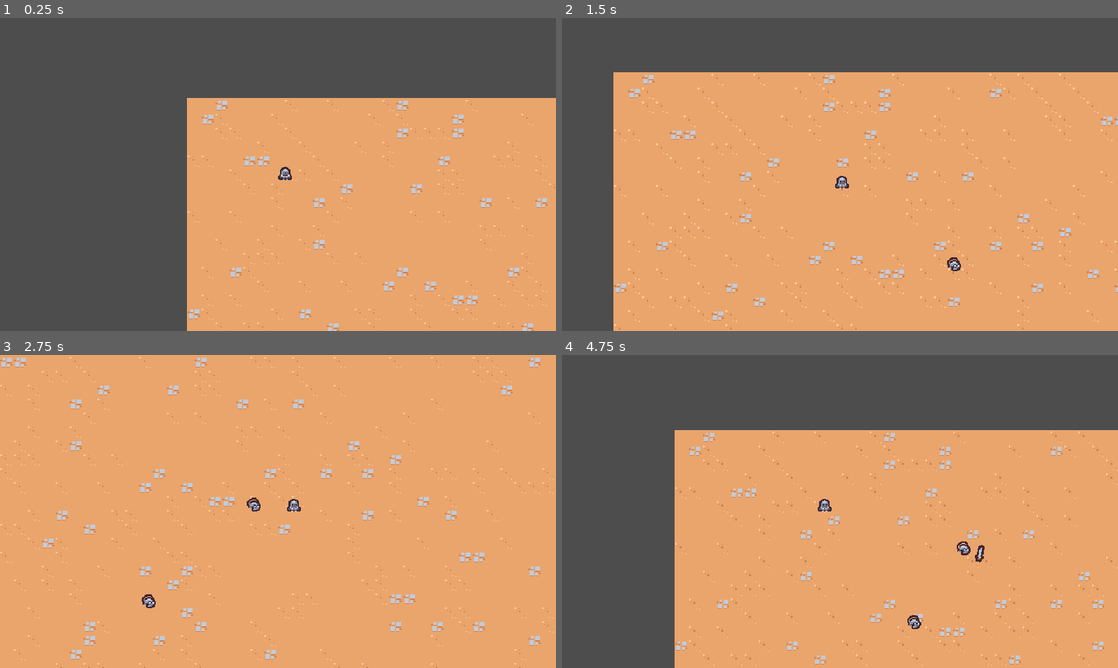
Above: before the commit, frames 1-4 (two rows, left to right).
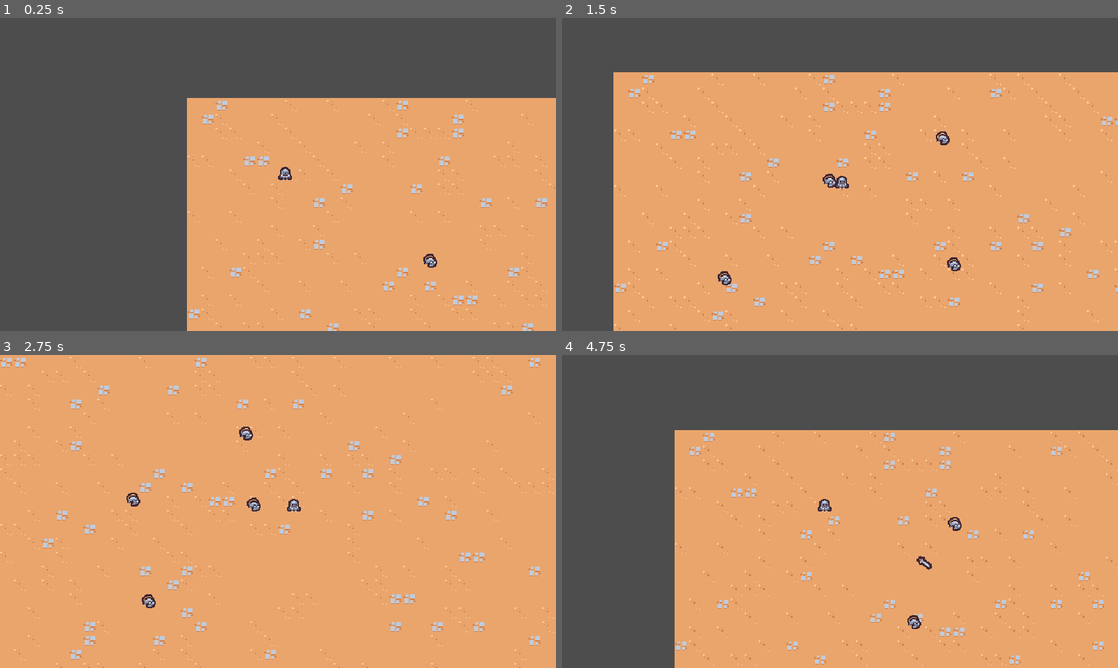
Above: after the commit, the same moments.

Repository: woliveira82/godot-survivor-game-course
Game: Godot game, scene res://scenes/main/main.tscn
Same seed, same stepped clock (60 frames per second), same inputs: the game is played once before the commit and once after it.
Inputs:
- Up to frame 1 (0.25 s): no input
- Up to frame 2 (1.5 s): hold D (move_right) 0.53-1.28 s; hold S (move_down) from 1.28 s (still down)
- Up to frame 3 (2.75 s): release S (move_down) at 2.03 s; hold D (move_right) from 2.03 s (still down)
- Up to frame 4 (4.75 s): release D (move_right) at 2.78 s; hold W (move_up) 2.78-3.53 s; hold A (move_left) from 3.53 s (still down)

The runs differ from the first frame. In frame 1, less than 0.1% of the frame differs, in the area x 76-79%, y 75-80%; in frame 2, 0.2%; in frame 3, 0.2%; in frame 4, 0.3%, in the area x 63-76%, y 51-69%.

Commit message:
feat: sword hit and kill

Diff:
--- a/project.godot
+++ b/project.godot
@@ -50,6 +50,12 @@
 ]
 }
 
+[layer_names]
+
+2d_physics/layer_1="Terrain"
+2d_physics/layer_2="Player"
+2d_physics/layer_3="Enemy"
+
 [rendering]
 
 textures/canvas_textures/default_texture_filter=0
--- a/scenes/ability/sword_ability/sword_ability.tscn
+++ b/scenes/ability/sword_ability/sword_ability.tscn
@@ -27,6 +27,18 @@
 "transitions": PackedFloat32Array(1),
 "update": 0,
 "values": [Vector2(1, 1)]
+}
+tracks/2/type = "value"
+tracks/2/imported = false
+tracks/2/enabled = true
+tracks/2/path = NodePath("Area2D/CollisionShape2D:disabled")
+tracks/2/interp = 1
+tracks/2/loop_wrap = true
+tracks/2/keys = {
+"times": PackedFloat32Array(0),
+"transitions": PackedFloat32Array(1),
+"update": 1,
+"values": [true]
 }
 
 [sub_resource type="Animation" id="Animation_htxr0"]
@@ -71,12 +83,27 @@
 "method": &"queue_free"
 }]
 }
+tracks/3/type = "value"
+tracks/3/imported = false
+tracks/3/enabled = true
+tracks/3/path = NodePath("Area2D/CollisionShape2D:disabled")
+tracks/3/interp = 1
+tracks/3/loop_wrap = true
+tracks/3/keys = {
+"times": PackedFloat32Array(0, 0.2, 0.4),
+"transitions": PackedFloat32Array(1, 1, 1),
+"update": 1,
+"values": [true, false, true]
+}
 
 [sub_resource type="AnimationLibrary" id="AnimationLibrary_3slb6"]
 _data = {
 "RESET": SubResource("Animation_ubhyv"),
 "swing": SubResource("Animation_htxr0")
 }
+
+[sub_resource type="RectangleShape2D" id="RectangleShape2D_mbar7"]
+size = Vector2(30, 30)
 
 [node name="SwordAbility" type="Node2D"]
 
@@ -89,3 +116,12 @@
 [node name="Sprite2D" type="Sprite2D" parent="."]
 texture = ExtResource("1_lvs7b")
 offset = Vector2(0, -4)
+
+[node name="Area2D" type="Area2D" parent="."]
+collision_layer = 4
+collision_mask = 0
+
+[node name="CollisionShape2D" type="CollisionShape2D" parent="Area2D"]
+position = Vector2(15, 0)
+shape = SubResource("RectangleShape2D_mbar7")
+disabled = true
--- a/scenes/ability/sword_ability_controller/sword_ability_controller.gd
+++ b/scenes/ability/sword_ability_controller/sword_ability_controller.gd
@@ -30,3 +30,7 @@
 	var sword_instance = sword_ability.instantiate() as Node2D
 	player.get_parent().add_child(sword_instance)
 	sword_instance.global_position = enemies[0].global_position
+	sword_instance.global_position += Vector2.RIGHT.rotated(randf_range(0, TAU)) * 4
+
+	var enemy_direction = enemies[0].global_position - sword_instance.global_position
+	sword_instance.rotation = enemy_direction.angle()
--- a/scenes/enemy/basic_enemy.gd
+++ b/scenes/enemy/basic_enemy.gd
@@ -4,7 +4,7 @@
 
 
 func _ready():
-	pass
+	$Area2D.area_entered.connect(on_area_entered)
 
 
 func _process(delta):
@@ -19,3 +19,7 @@
 		return (player_node.global_position - global_position).normalized()
 
 	return Vector2.ZERO
+
+
+func on_area_entered(other_area: Area2D):
+	queue_free()
--- a/scenes/enemy/basic_enemy.tscn
+++ b/scenes/enemy/basic_enemy.tscn
@@ -1,7 +1,10 @@
-[gd_scene load_steps=4 format=3 uid="uid://bo6j2jhqwa8sn"]
+[gd_scene load_steps=5 format=3 uid="uid://bo6j2jhqwa8sn"]
 
 [ext_resource type="Script" path="res://scenes/enemy/basic_enemy.gd" id="1_ansrf"]
 [ext_resource type="Texture2D" uid="uid://bynk1rismu8p5" path="res://scenes/enemy/basic_enemy.png" id="1_ct42n"]
+
+[sub_resource type="CircleShape2D" id="CircleShape2D_r635q"]
+radius = 12.0
 
 [sub_resource type="CircleShape2D" id="CircleShape2D_7sqjc"]
 radius = 5.0
@@ -9,6 +12,14 @@
 [node name="BasicEnemy" type="CharacterBody2D" groups=["enemy"]]
 collision_layer = 0
 script = ExtResource("1_ansrf")
+
+[node name="Area2D" type="Area2D" parent="."]
+collision_layer = 0
+collision_mask = 4
+
+[node name="CollisionShape2D" type="CollisionShape2D" parent="Area2D"]
+position = Vector2(0, -5)
+shape = SubResource("CircleShape2D_r635q")
 
 [node name="Sprite2D" type="Sprite2D" parent="."]
 texture_filter = 1
--- a/scenes/main/main.tscn
+++ b/scenes/main/main.tscn
@@ -22,3 +22,12 @@
 
 [node name="BasicEnemy2" parent="." instance=ExtResource("4_7jicu")]
 position = Vector2(174, 523)
+
+[node name="BasicEnemy3" parent="." instance=ExtResource("4_7jicu")]
+position = Vector2(72, 326)
+
+[node name="BasicEnemy4" parent="." instance=ExtResource("4_7jicu")]
+position = Vector2(474, 51)
+
+[node name="BasicEnemy5" parent="." instance=ExtResource("4_7jicu")]
+position = Vector2(280, 184)
Not shown: 1 places in scenes/ability/sword_ability/sword_ability.tscn that only renumber resources
